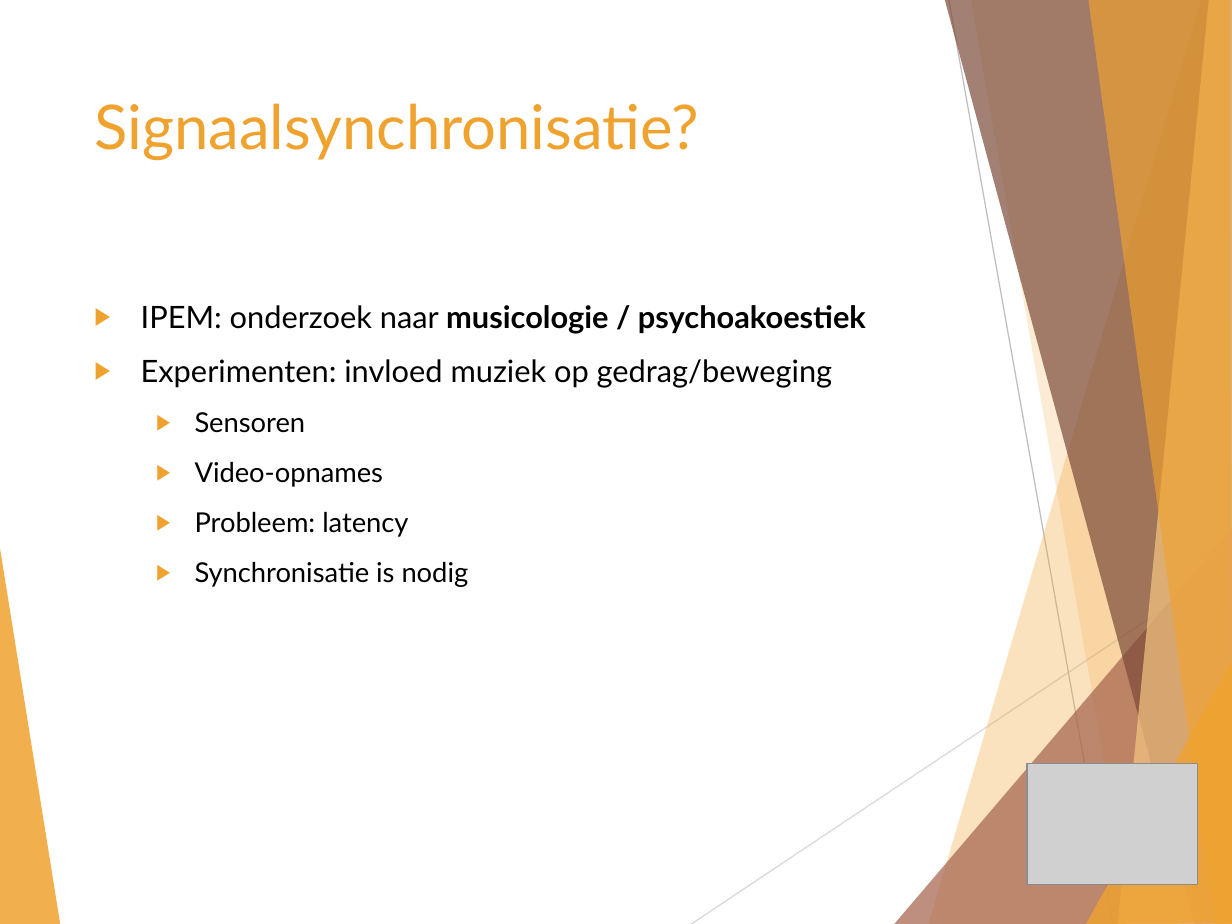
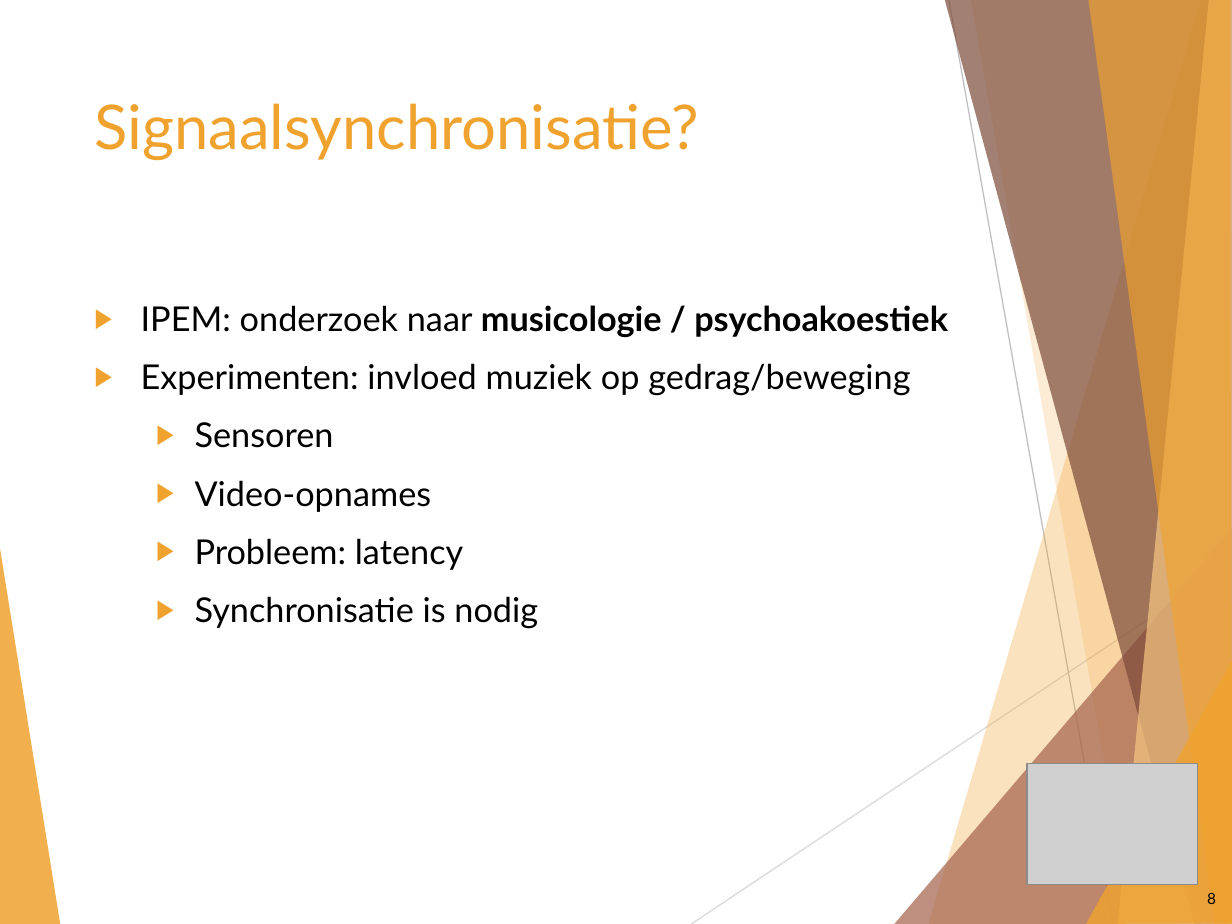
Before and after one commit to wardva/SignalSync, a slide deck: slide 8 of Presentatie 1/Masterproef_final.pptx. Drawn at 1232x924 pixels with LibreOffice and Linux fonts; fonts in the diff are those of the drawing; grey boxes stand for pictures. Boxes give left, top, right and bottom in pixels: in the first picture for what was removed or moved away, otherwise in the second. Text is boxed around its words. In the diff, an @@ line names an element or a change of style, - is before the commit and + after.

```diff
--- a/Presentatie 1/Masterproef_final.pptx
+++ b/Presentatie 1/Masterproef_final.pptx
@@ text "IPEM: onderzoek naar musicologie / ..." at (141,305,948,629): size 18 to 20 pt in "IPEM: onderzoek naar musicologie / psychoakoestiek", "Experimenten: invloed muziek op gedrag/beweging"; size 16 to 20 pt in "Sensoren", "Video-opnames", "Probleem: latency", "Synchronisatie is nodig" @@
@@ page number added at (1207,893,1216,904), 9 pt, text #000000 @@
+8
```
Also in this commit, not shown: 12 other slides changed, 1 slide added, 21 other files.
